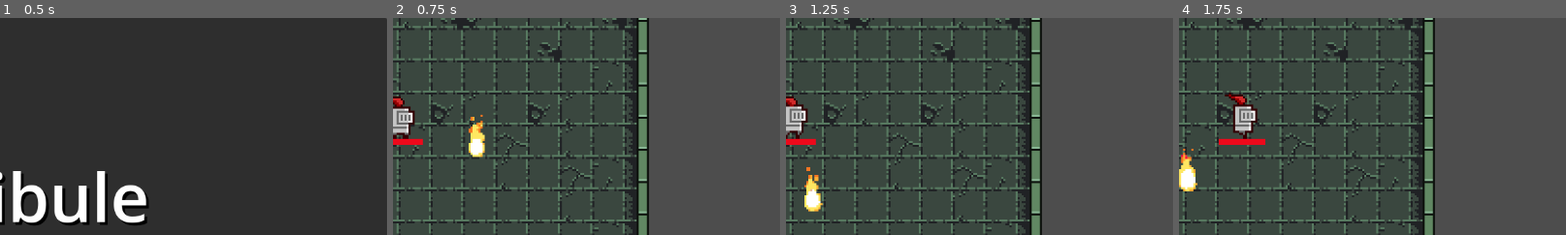
Above: before the commit, frames 1-4 (left to right).
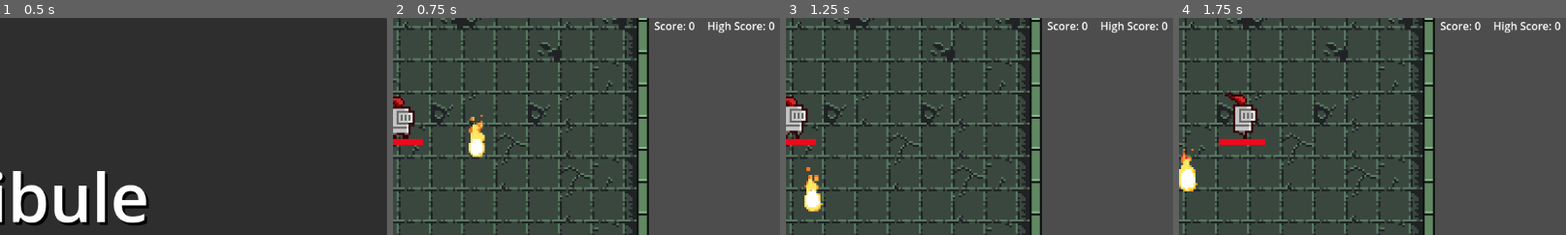
Above: after the commit, the same moments.

Repository: oliver6312/thebigone
Game: Godot game, scene res://scenes/startscreen.tscn
Same seed, same stepped clock (60 frames per second), same inputs: the game is played once before the commit and once after it.
Inputs:
- Up to frame 1 (0.5 s): no input
- Up to frame 2 (0.75 s): click "Start" at 0.5 s
- Up to frame 3 (1.25 s): no input
- Up to frame 4 (1.75 s): hold Right (ui_right) from 1.28 s (still down)
The pictures show only the part of the screen within x 50-100%, y 0-50%; the shares and areas given below are measured in that part.

Frame 1 is identical in both runs. In frame 2, 0.6% of the frame differs, in the area x 67-99%, y 1-7%; in frame 3, 0.6%; in frame 4, 0.6%.

Commit message:
Updating Score

Diff:
--- a/Script/player.gd
+++ b/Script/player.gd
@@ -4,6 +4,8 @@
 @export var friction = 0.1
 @export var acceleration = 0.08
 @onready var healthbar: ProgressBar = $healthbar
+@onready var hud: HUD = $"../HUD"
+
 
 const gameover_scene:PackedScene = preload("res://scenes/EndScreen.tscn")
 var gameover_menu:GameOver
@@ -76,6 +78,7 @@
 		print ("Player in portal")
 		score += 100
 		self.global_position = Vector2(-10, 10)
+		hud.update_score(score)
 
 
 func _on_player_hitbox_body_exited(body: Node2D) -> void:
--- /dev/null
+++ b/scenes/hud.gd
@@ -0,0 +1,10 @@
+class_name HUD extends CanvasLayer
+
+@onready var current_score: Label = %Score
+@onready var high_score: Label = %Highscore
+
+func _ready() -> void:
+	high_score.text = "High Score: " + str(Global.save_data.high_score)
+
+func update_score(n:int):
+	current_score.text = "Score:" + str(n)
--- /dev/null
+++ b/scenes/hud.tscn
@@ -0,0 +1,36 @@
+[gd_scene load_steps=2 format=3 uid="uid://xr0xi4doy1lc"]
+
+[ext_resource type="Script" uid="uid://dfjjhfurnrgsg" path="res://scenes/hud.gd" id="1_ahhtf"]
+
+[node name="CanvasLayer" type="CanvasLayer"]
+script = ExtResource("1_ahhtf")
+
+[node name="Panel" type="Panel" parent="."]
+anchors_preset = 10
+anchor_right = 1.0
+grow_horizontal = 2
+
+[node name="HBoxContainer" type="HBoxContainer" parent="Panel"]
+layout_mode = 1
+anchors_preset = 10
+anchor_right = 1.0
+grow_horizontal = 2
+alignment = 2
+
+[node name="MarginContainer" type="MarginContainer" parent="Panel/HBoxContainer"]
+layout_mode = 2
+theme_override_constants/margin_right = 14
+
+[node name="Score" type="Label" parent="Panel/HBoxContainer/MarginContainer"]
+unique_name_in_owner = true
+layout_mode = 2
+text = "Score: 0"
+
+[node name="MarginContainer2" type="MarginContainer" parent="Panel/HBoxContainer"]
+layout_mode = 2
+theme_override_constants/margin_right = 7
+
+[node name="Highscore" type="Label" parent="Panel/HBoxContainer/MarginContainer2"]
+unique_name_in_owner = true
+layout_mode = 2
+text = "Highscore: 0"
--- a/scenes/main.tscn
+++ b/scenes/main.tscn
@@ -7,6 +7,7 @@
 [ext_resource type="PackedScene" uid="uid://vptyxcuxw8vd" path="res://scenes/enemy.tscn" id="5_choun"]
 [ext_resource type="PackedScene" uid="uid://ccsd7iopeksax" path="res://scenes/imp.tscn" id="6_ya4ey"]
 [ext_resource type="PackedScene" uid="uid://c5mvj1r50djxd" path="res://scenes/pentagram_portal.tscn" id="7_o6xl0"]
+[ext_resource type="PackedScene" uid="uid://xr0xi4doy1lc" path="res://scenes/hud.tscn" id="8_tipki"]
 
 [sub_resource type="TileSetAtlasSource" id="TileSetAtlasSource_kdubu"]
 texture = ExtResource("1_tefeu")
@@ -290,3 +291,5 @@
 
 [node name="Imp" parent="." instance=ExtResource("6_ya4ey")]
 position = Vector2(-52, 221)
+
+[node name="HUD" parent="." instance=ExtResource("8_tipki")]
Not shown, added: scenes/hud.gd.uid
Not shown: 1 places in scenes/main.tscn that only renumber resources
